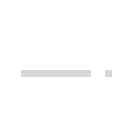
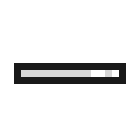
Layers edited between the first and the second 140 × 140 image:
painted on "Layer" over left=14, top=63, right=126, bottom=84
